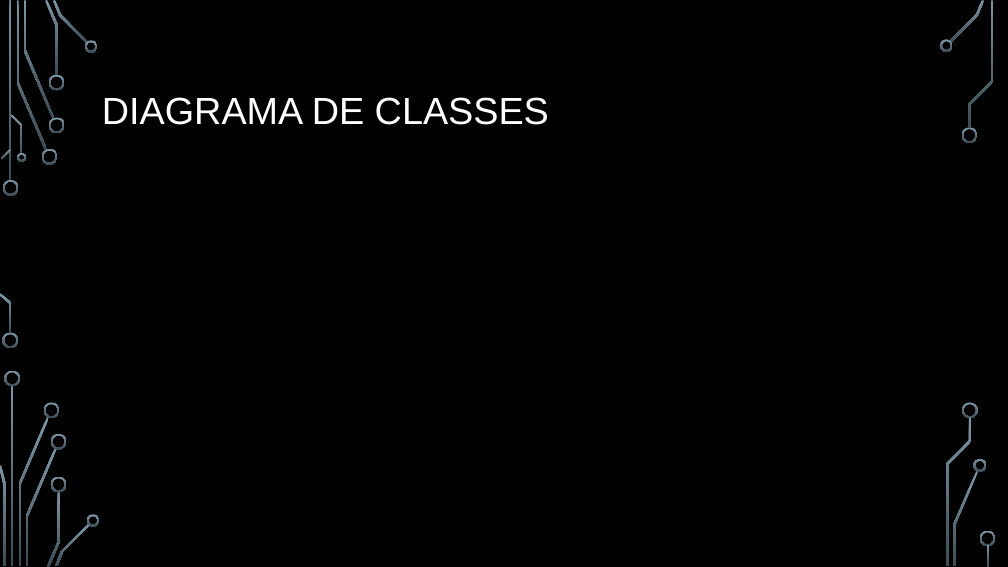
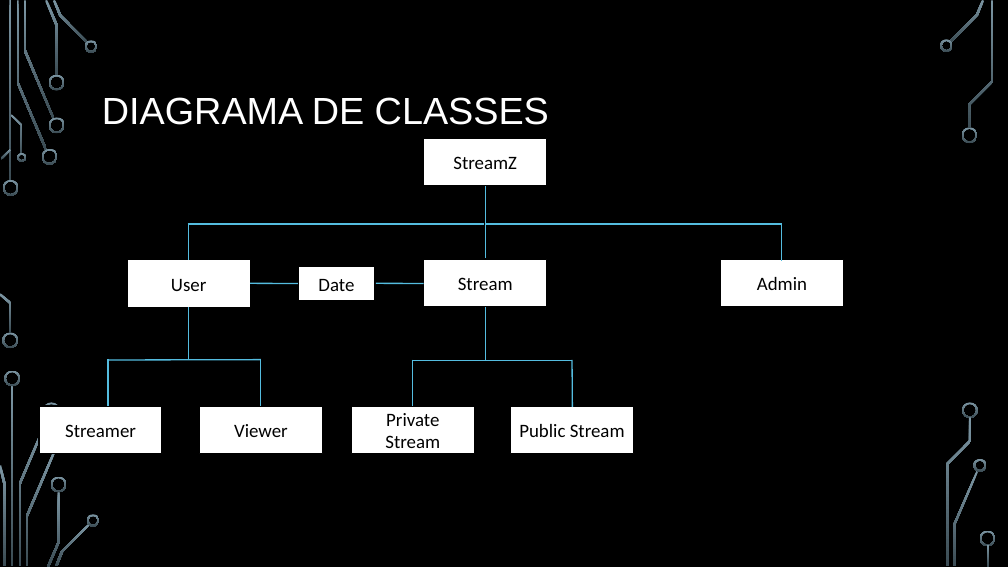
Before and after one commit to BrunoRosendo/StreamZ-AEDA-proj-, a slide deck: slide 6 of StreamZ.pptx. Drawn at 1008x567 pixels with LibreOffice and Linux fonts; fonts in the diff are those of the drawing; background and template pictures are left out. Boxes give left, top, right and bottom in pixels: in the first picture for what was removed or moved away, otherwise in the second. Text is boxed around its words. In the diff, an @@ line names an element or a change of style, - is before the commit and + after.

```diff
--- a/StreamZ.pptx
+++ b/StreamZ.pptx
@@ rectangle added at [423,138,547,186], fill #FFFFFF, outline #000000 1.25 pt, 18 pt, text #000000 @@
+StreamZ
@@ line added from (485, 186) to (485, 223), #54BCDF 1.25 pt @@
@@ line added from (188, 224) to (485, 224), #54BCDF 1.25 pt @@
@@ line added from (189, 223) to (189, 260), #54BCDF 1.25 pt @@
@@ line added from (485, 221) to (485, 258), #54BCDF 1.25 pt @@
@@ line added from (485, 224) to (782, 224), #54BCDF 1.25 pt @@
@@ line added from (781, 224) to (781, 261), #54BCDF 1.25 pt @@
@@ rectangle added at [127,260,250,308], fill #FFFFFF, outline #000000 1.25 pt, 18 pt, text #000000 @@
+User
@@ rectangle added at [298,267,375,301], fill #FFFFFF, outline #000000 1.25 pt, 18 pt, text #000000 @@
+Date
@@ rectangle added at [423,259,547,307], fill #FFFFFF, outline #000000 1.25 pt, 18 pt, text #000000 @@
+Stream
@@ rectangle added at [721,259,844,307], fill #FFFFFF, outline #000000 1.25 pt, 18 pt, text #000000 @@
+Admin
@@ line added from (250, 284) to (298, 284), #54BCDF 1.25 pt @@
@@ line added from (376, 284) to (423, 284), #54BCDF 1.25 pt @@
@@ line added from (189, 307) to (189, 360), #54BCDF 1.25 pt @@
@@ line added from (485, 308) to (485, 361), #54BCDF 1.25 pt @@
@@ line added from (108, 359) to (108, 406), #54BCDF 1.25 pt @@
@@ line added from (261, 359) to (261, 406), #54BCDF 1.25 pt @@
@@ line added from (107, 360) to (261, 360), #54BCDF 1.25 pt @@
@@ line added from (412, 361) to (572, 361), #54BCDF 1.25 pt @@
@@ line added from (413, 360) to (413, 406), #54BCDF 1.25 pt @@
@@ line added from (572, 360) to (572, 407), #54BCDF 1.25 pt @@
@@ rectangle added at [39,406,163,454], fill #FFFFFF, outline #000000 1.25 pt, 18 pt, text #000000 @@
+Streamer
@@ rectangle added at [200,406,323,454], fill #FFFFFF, outline #000000 1.25 pt, 18 pt, text #000000 @@
+Viewer
@@ rectangle added at [352,406,475,454], fill #FFFFFF, outline #000000 1.25 pt, 18 pt, text #000000 @@
+Private Stream
@@ rectangle added at [510,406,634,454], fill #FFFFFF, outline #000000 1.25 pt, 18 pt, text #000000 @@
+Public Stream
@@ freeform shape removed at [51,434,67,450] @@
```
